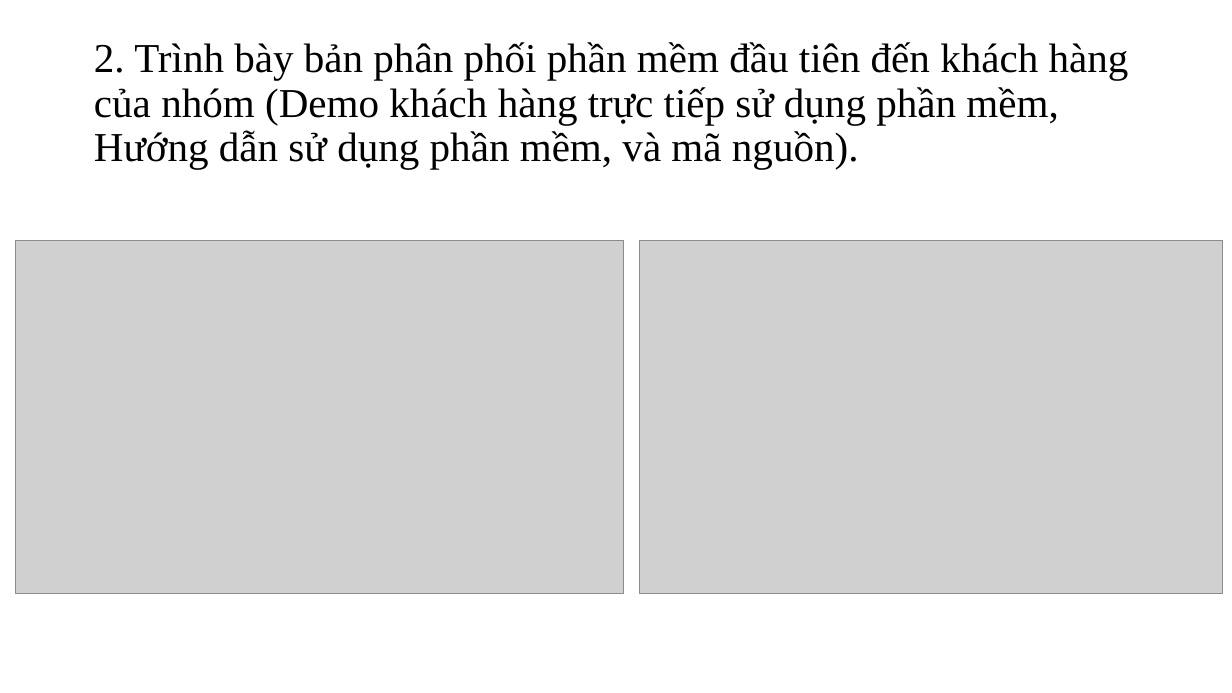
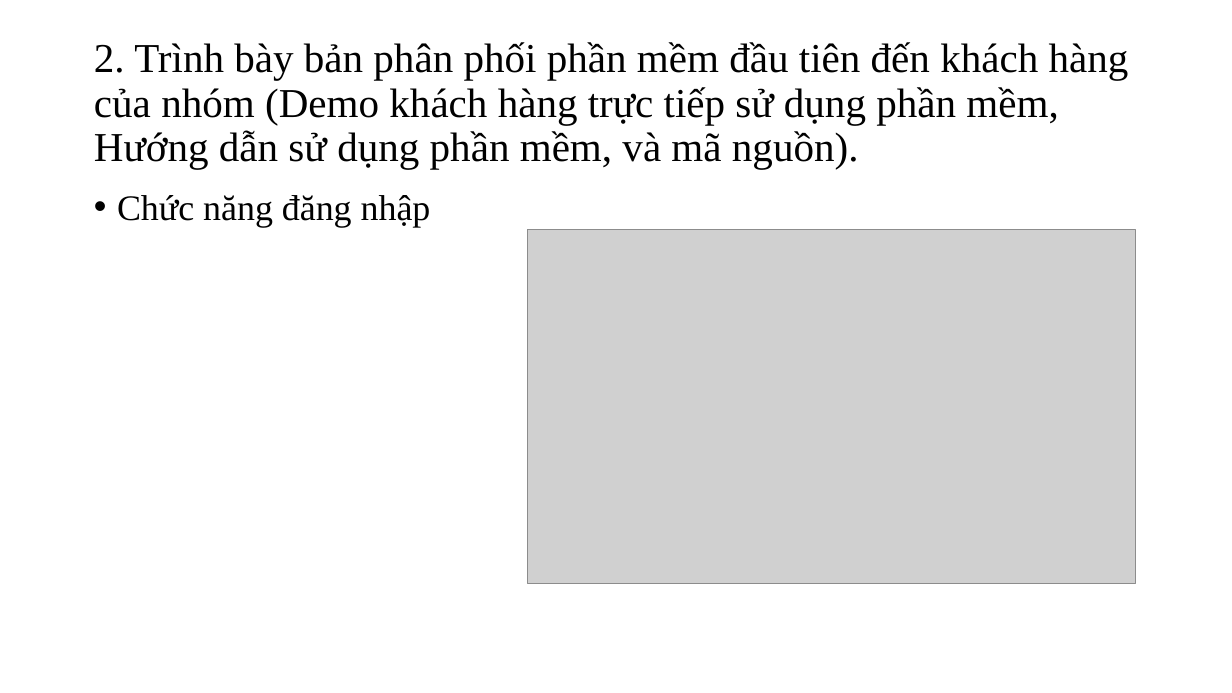
Before and after one commit to huynhquangminh/18HCB_QuanLyQuyTrinhPhanMem, a slide deck: slide 10 of Documents/Tuan5/Nhom_3_Tuan_5.pptx. Drawn at 1232x693 pixels with LibreOffice and Linux fonts; fonts in the diff are those of the drawing; grey boxes stand for pictures. Boxes give left, top, right and bottom in pixels: in the first picture for what was removed or moved away, otherwise in the second. Text is boxed around its words. In the diff, an @@ line names an element or a change of style, - is before the commit and + after.

```diff
--- a/Documents/Tuan5/Nhom_3_Tuan_5.pptx
+++ b/Documents/Tuan5/Nhom_3_Tuan_5.pptx
@@ text added at <box>117,195,431,227</box>, 28 pt, text #000000 @@
+• Chức năng đăng nhập
@@ picture: place and size @@
-picture at <box>16,240,623,594</box>
+picture at <box>528,230,1135,584</box>
@@ picture removed at <box>640,240,1223,594</box> @@
```
Also in this commit, not shown: 6 other slides changed, 2 slides added, 1 slide removed, 5 other files.
